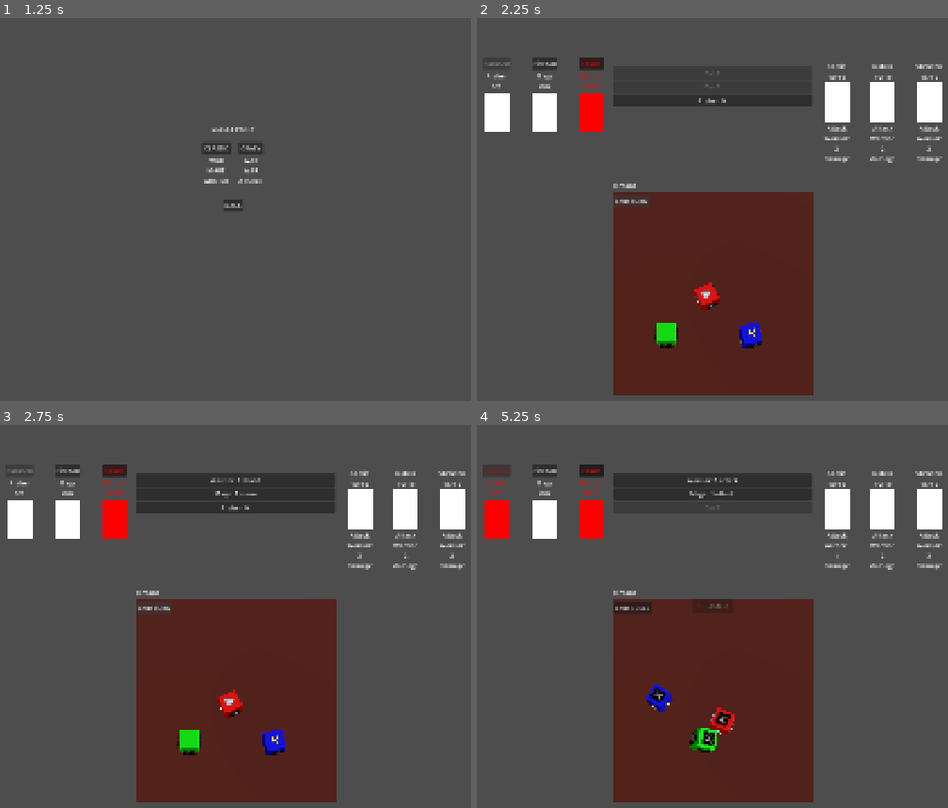
Above: before the commit, frames 1-4 (two rows, left to right).
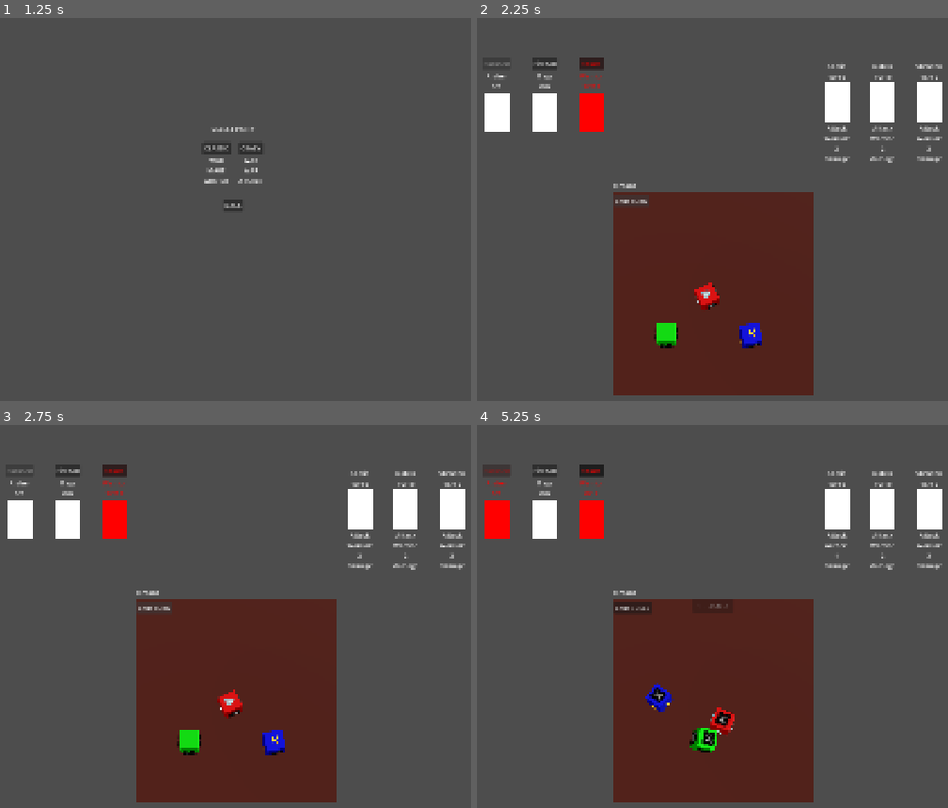
Above: after the commit, the same moments.

Repository: Emilgod/DICE-ROGUELITE
Game: Godot game, scene res://SCENES/UI/main_menu.tscn
Two runs of this game, one before a commit and one after it. Both use one fixed random seed, a clock stepped at 60 frames per second and the inputs below.
Inputs (mouse positions are in pixels of both pictures, inside the frame that each line leads up to):
- Up to frame 1 (1.25 s): click "PLAY" at 0.5 s
- Up to frame 2 (2.25 s): click "CLASSIC" at 1.25 s; click "END ROLLS" at 2 s
- Up to frame 3 (2.75 s): no input
- Up to frame 4 (5.25 s): click "END TURN" at 2.75 s; click (712, 493) at 3.5 s, where only the run before the commit has a clickable "Mage: 1 mana"; click "2 REROLLS" at 4.25 s; click "taunt" at 5 s

Frame 1 is identical in both runs. In frame 2, 1.2% of the frame differs, in the area x 28-72%, y 20-24%; in frame 3, 3.9%, in the area x 28-72%, y 12-24%; in frame 4, 2.7%.

Commit message:
turned action buttons into a scene, som bugs fixed

Diff:
--- a/SCENES/BOARD/board.gd
+++ b/SCENES/BOARD/board.gd
@@ -12,6 +12,7 @@
 var hero_templates = preload("res://hero_templates/hero_templates.gd")
 var enemy_templates = preload("res://enemy_templates/enemy_templates.gd")
 var character_panel_scene = preload("res://SCENES/CHARACTER STUFF/character_ui.tscn")
+var dice_action_button_scene = preload("res://SCENES/UI/dice_action_button.tscn")
 
 var party: Array[Character] = []
 var all_dice = []
@@ -19,13 +20,13 @@
 var current_enemies: Array[Enemy] = []
 var current_enemy_attacks: Array[Dictionary] = []
 var rerolls_remaining: int = 2
+var dice_results_updated: bool = false
 
 func _ready() -> void:
 	setup_with_party(GameManager.selected_party)
 	setup_party_display()
 	spawn_dice()
 	setup_encounter()
-	create_placeholder_buttons()
 	phase_button.pressed.connect(_on_phase_button_pressed)
 	button.pressed.connect(_on_button_pressed)
 	start_enemy_phase()
@@ -87,24 +88,30 @@
 
 		if result and result.collider.is_in_group("dice"):
 			result.collider.toggle_lock()
-			update_dice_results()
 
 func _process(delta: float) -> void:
-	update_dice_results()
 	var all_settled = all_dice.all(func(d): return d.is_settled)
 
 	if GameManager.is_state(GameManager.GameState.PLAYER_ROLLING):
 		button.disabled = not all_settled
 		button.modulate = Color.GRAY if button.disabled else Color.WHITE
 
-func create_placeholder_buttons() -> void:
-	for i in range(all_dice.size()):
-		var placeholder = Button.new()
-		placeholder.name = "DieButton%d" % i
-		placeholder.text = "Die %d" % (i + 1)
-		placeholder.disabled = true
-		placeholder.modulate = Color.GRAY
-		actions_container.add_child(placeholder)
+		if all_settled and not dice_results_updated:
+			update_dice_results()
+			dice_results_updated = true
+	elif GameManager.is_state(GameManager.GameState.PLAYER_ROLLING):
+		dice_results_updated = false  # Reset when leaving rolling phase
+
+	if GameManager.is_state(GameManager.GameState.PLAYER_ACTIONS):
+		for dice in all_dice:
+			dice.is_settled = false
+			dice.is_locked = false
+			dice.update_outline()
+		if all_settled and not dice_results_updated:
+			update_dice_results()
+			dice_results_updated = true
+
+
 
 func update_dice_results():
 	for i in range(all_dice.size()):
@@ -116,18 +123,10 @@
 			var top_face = dice.get_top_face()
 			var face_data = dice.sides_data[top_face]
 
-			button.text = "%s: %d %s" % [character.character_name, face_data["value"], ", ".join(face_data["effects"])]
-			button.disabled = false
-			button.modulate = Color.WHITE
-
-			for sig in button.pressed.get_connections():
-				button.pressed.disconnect(sig.callable)
-
-			button.pressed.connect(func(): on_action_selected(face_data, dice, character))
-		else:
-			button.text = "Die %d" % (i + 1)
-			button.disabled = true
-			button.modulate = Color.GRAY
+			var action_button = dice_action_button_scene.instantiate()
+			actions_container.add_child(action_button)
+			action_button.setup(face_data, dice, character, Callable(self, "on_action_selected"))
+
 
 func on_action_selected(face_data: Dictionary, dice, character: Character) -> void:
 	if not GameManager.is_state(GameManager.GameState.PLAYER_ACTIONS):
@@ -143,12 +142,19 @@
 		end_rolls()
 		return
 	rerolls_remaining -= 1
+
+	for child in actions_container.get_children():
+		child.free()
+
+	dice_results_updated = false
 
 	for dice in all_dice:
 		if not dice.is_locked:
 			dice.reset_and_reroll()
 	if rerolls_remaining == 0:
+
 		end_rolls()
+
 	update_button_text()
 
 func setup_encounter():
@@ -191,6 +197,9 @@
 	GameManager.set_state(GameManager.GameState.PLAYER_ROLLING)
 	print("=== PLAYER ROLLING PHASE ===")
 	rerolls_remaining = 2
+	for child in actions_container.get_children():
+		child.queue_free()
+	dice_results_updated = false
 
 	for dice in all_dice:
 		dice.is_settled = false
--- a/SCENES/MAIN/main.tscn
+++ b/SCENES/MAIN/main.tscn
@@ -22,10 +22,9 @@
 handle_input_locally = false
 render_target_update_mode = 4
 
-[node name="Board" parent="combat_phase/SubViewportContainer/SubViewport" unique_id=1498668013 node_paths=PackedStringArray("actions_container", "party_container", "mana_label", "enemy_container", "phase_button") instance=ExtResource("1_n2i1s")]
+[node name="Board" parent="combat_phase/SubViewportContainer/SubViewport" unique_id=1498668013 node_paths=PackedStringArray("actions_container", "party_container", "enemy_container", "phase_button") instance=ExtResource("1_n2i1s")]
 actions_container = NodePath("../../../actions_container")
 party_container = NodePath("../../../party_container")
-mana_label = NodePath("../../../mana_label")
 enemy_container = NodePath("../../../enemy_container")
 phase_button = NodePath("../../../phase_button")
 
--- /dev/null
+++ b/SCENES/UI/dice_action_button.gd
@@ -0,0 +1,19 @@
+extends Button
+
+
+var face_data: Dictionary
+var dice: Node3D
+var character: Character
+var on_action_callback: Callable
+
+func setup(p_face_data: Dictionary, p_dice: Node3D, p_character: Character, callback: Callable):
+	face_data = p_face_data
+	dice = p_dice
+	character = p_character
+	on_action_callback = callback
+
+	# Display the dice info
+	text = "%s: %d %s" % [character.character_name, face_data["value"], ", ".join(face_data["effects"])]
+
+func _on_pressed() -> void:
+	pass # Replace with function body.
--- /dev/null
+++ b/SCENES/UI/dice_action_button.tscn
@@ -0,0 +1,11 @@
+[gd_scene format=3 uid="uid://2bso5dd6chxq"]
+
+[ext_resource type="Script" uid="uid://8fean4m6u6sc" path="res://SCENES/UI/dice_action_button.gd" id="1_yo15n"]
+
+[node name="dice_action_button" type="Button" unique_id=1256011095]
+offset_right = 8.0
+offset_bottom = 8.0
+toggle_mode = true
+script = ExtResource("1_yo15n")
+
+[connection signal="pressed" from="." to="." method="_on_pressed"]
Not shown, added: SCENES/UI/dice_action_button.gd.uid
